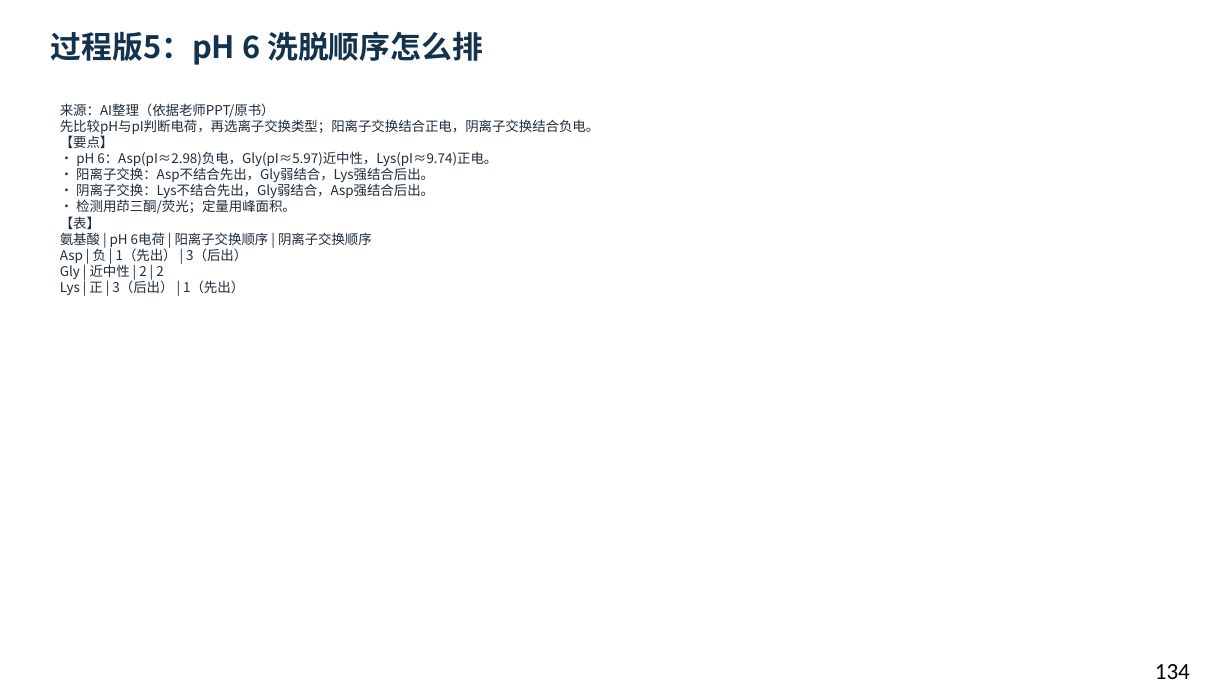
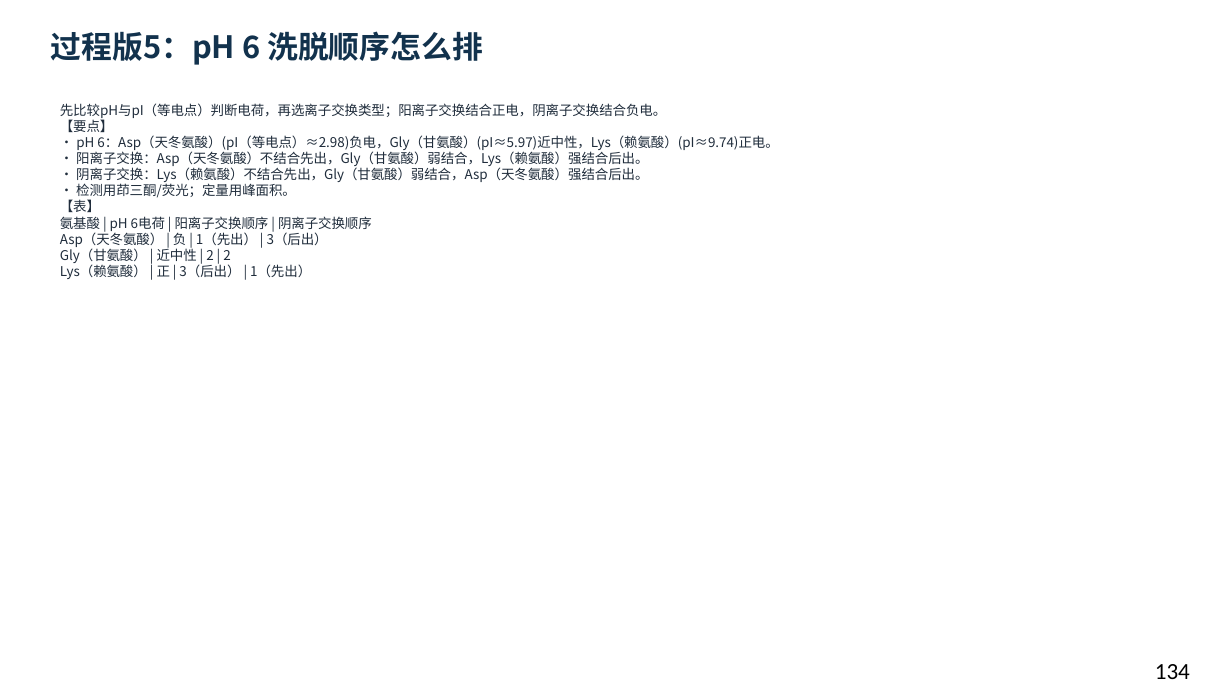
Before and after one commit to newkan-li/Biochemistry, a slide deck: slide 134 of downloads/bc02-ai-style.pptx. Drawn at 1232x693 pixels with LibreOffice and Linux fonts; fonts in the diff are those of the drawing. Boxes give left, top, right and bottom in pixels: in the first picture for what was removed or moved away, otherwise in the second. Text is boxed around its words. In the diff, an @@ line names an element or a change of style, - is before the commit and + after.

```diff
--- a/downloads/bc02-ai-style.pptx
+++ b/downloads/bc02-ai-style.pptx
@@ text at (x1=60, y1=103, x2=779, y2=279): text changed @@
-来源：AI整理（依据老师PPT/原书）
-先比较pH与pI判断电荷，再选离子交换类型；阳离子交换结合正电，阴离子交换结合负电。
-【要点】
-• pH 6：Asp(pI≈2.98)负电，Gly(pI≈5.97)近中性，Lys(pI≈9.74)正电。
-• 阳离子交换：Asp不结合先出，Gly弱结合，Lys强结合后出。
-• 阴离子交换：Lys不结合先出，Gly弱结合，Asp强结合后出。
-• 检测用茚三酮/荧光；定量用峰面积。
-【表】
-氨基酸 | pH 6电荷 | 阳离子交换顺序 | 阴离子交换顺序
-Asp | 负 | 1（先出） | 3（后出）
-Gly | 近中性 | 2 | 2
-Lys | 正 | 3（后出） | 1（先出）
+先比较pH与pI（等电点）判断电荷，再选离子交换类型；阳离子交换结合正电，阴离子交换结合负电。
+【要点】
+• pH 6：Asp（天冬氨酸）(pI（等电点）≈2.98)负电，Gly（甘氨酸）(pI≈5.97)近中性，Lys（赖氨酸）(pI≈9.74)正电。
+• 阳离子交换：Asp（天冬氨酸）不结合先出，Gly（甘氨酸）弱结合，Lys（赖氨酸）强结合后出。
+• 阴离子交换：Lys（赖氨酸）不结合先出，Gly（甘氨酸）弱结合，Asp（天冬氨酸）强结合后出。
+• 检测用茚三酮/荧光；定量用峰面积。
+【表】
+氨基酸 | pH 6电荷 | 阳离子交换顺序 | 阴离子交换顺序
+Asp（天冬氨酸） | 负 | 1（先出） | 3（后出）
+Gly（甘氨酸） | 近中性 | 2 | 2
+Lys（赖氨酸） | 正 | 3（后出） | 1（先出）
```
Also in this commit, not shown: 150 other slides changed, 3 other files.
